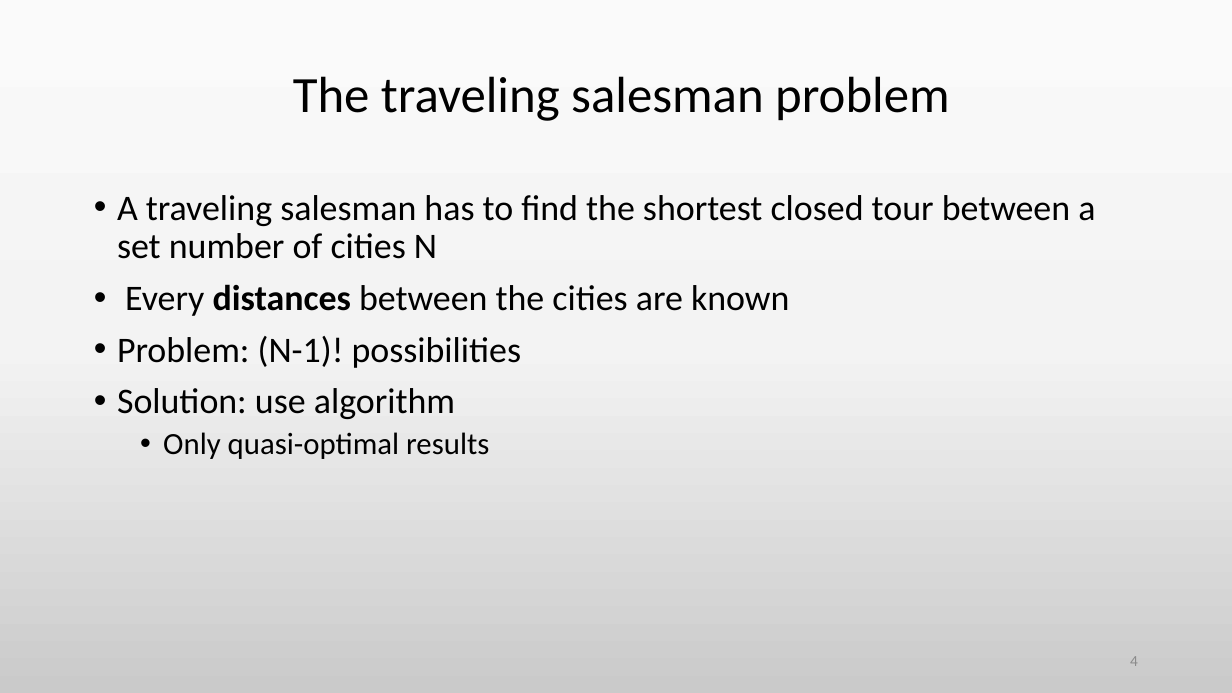
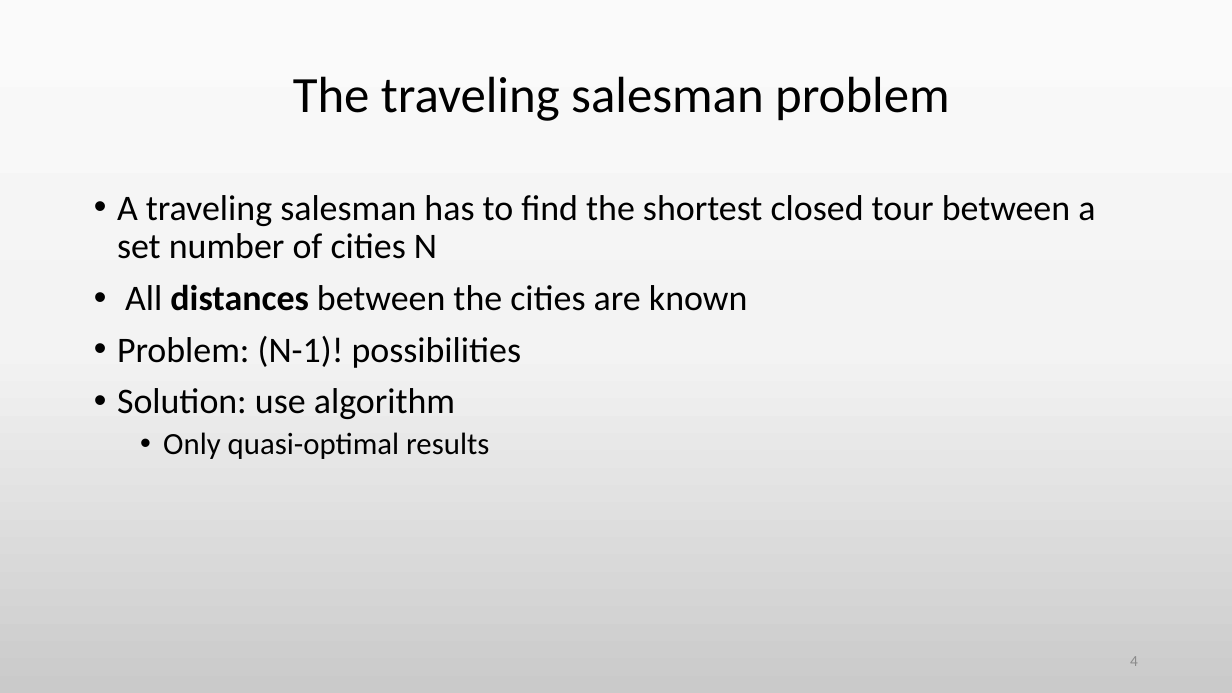
Before and after one commit to jzimm24/CompPhys2425, a slide deck: slide 4 of tsp_Vortrag.pptm. Drawn at 1232x693 pixels with LibreOffice and Linux fonts; fonts in the diff are those of the drawing. Boxes give left, top, right and bottom in pixels: in the first picture for what was removed or moved away, otherwise in the second. Text is boxed around its words. In the diff, an @@ line names an element or a change of style, - is before the commit and + after.

```diff
--- a/tsp_Vortrag.pptm
+++ b/tsp_Vortrag.pptm
@@ text at <box>125,284,747,311</box>: text changed @@
-• Every distances between the cities are known
+• All distances between the cities are known
```
Also in this commit, not shown: 10 other slides changed, 2 slides added, 1 slide removed, 1 other file.
